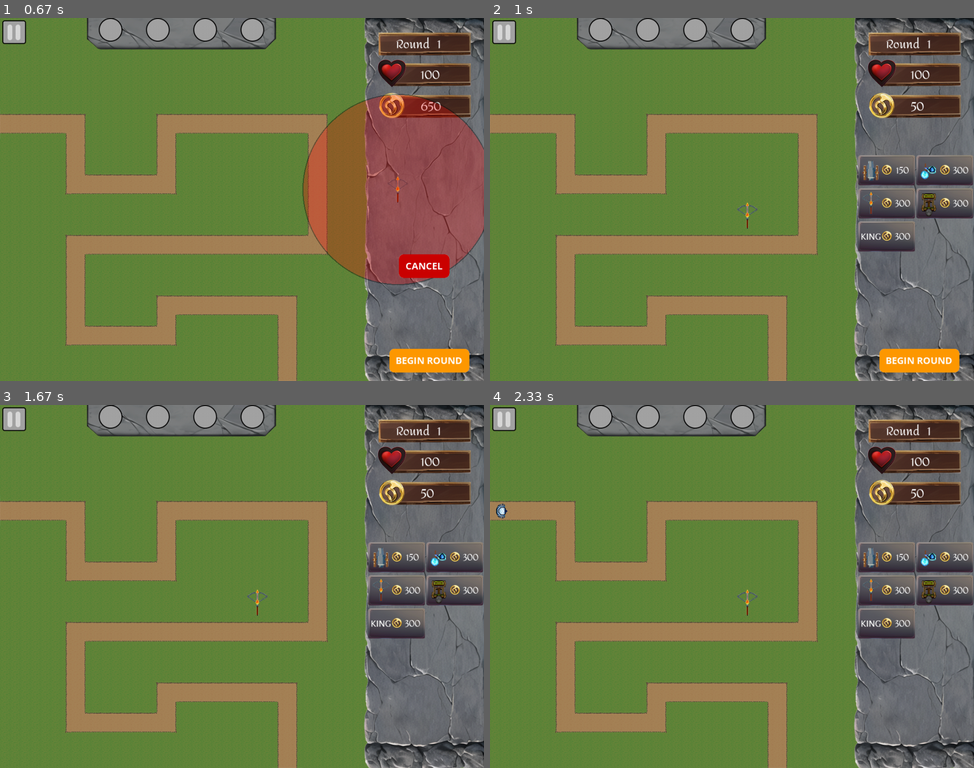
Above: before the commit, frames 1-4 (two rows, left to right).
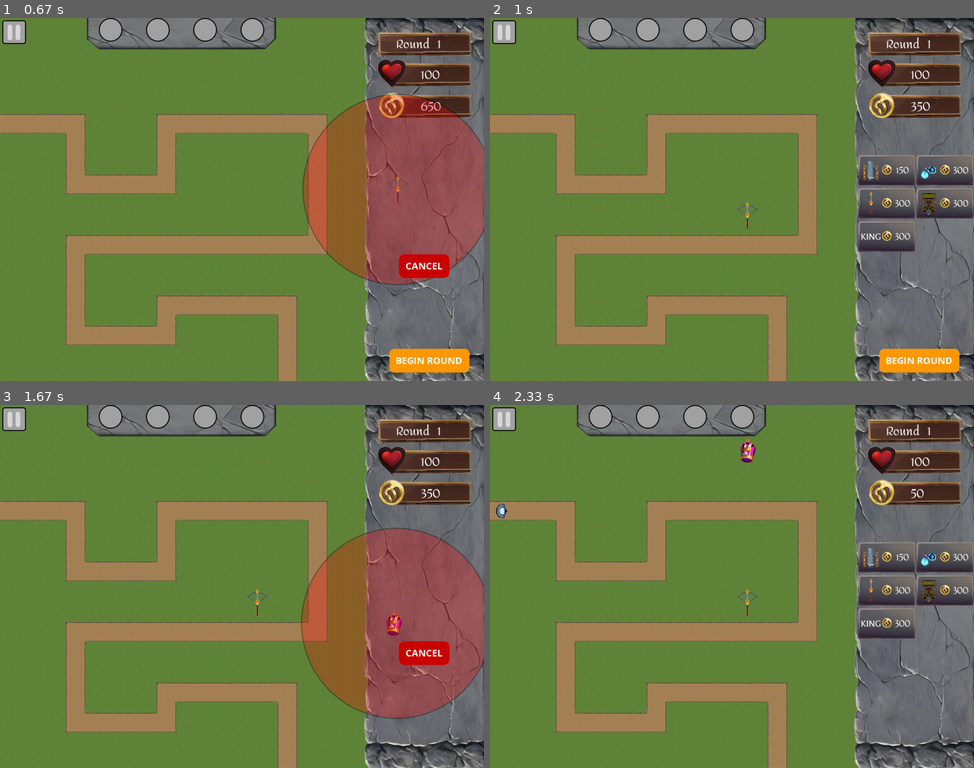
Above: after the commit, the same moments.

Repository: peter5454/PyGame
Game: pygame game, started from main.py
The game is run twice, just before and just after one commit, with the same random seed, the same clock (stepped at 60 frames per second) and the same inputs.
Inputs (mouse positions are in pixels of both pictures, inside the frame that each line leads up to):
- Up to frame 1 (0.67 s): click (396, 188) at 0.38 s
- Up to frame 2 (1 s): click (736, 224) at 0.72 s
- Up to frame 3 (1.67 s): click (430, 746) at 1.05 s; click "300" at 1.38 s
- Up to frame 4 (2.33 s): click (741, 463) at 1.72 s

Frame 1 is identical in both runs. In frame 2, less than 0.1% of the frame differs, in the area x 87-91%, y 23-26%; in frame 3, 16%, in the area x 62-100%, y 23-87%; in frame 4, 0.2%.

Commit message:
cost fixed

Diff:
--- a/Saves/save1/save1_turrets.csv
+++ b/Saves/save1/save1_turrets.csv
@@ -1 +1,3 @@
 x,y,upgrade_level,turret_type
+3,4,1,TURRET_CANNON
+6,4,1,TURRET_FIRE
--- a/Saves/save1/save1_world.csv
+++ b/Saves/save1/save1_world.csv
@@ -1,2 +1,2 @@
 money,health,level
-650,100,1,
+200,100,1,
--- a/main.py
+++ b/main.py
@@ -204,8 +204,6 @@
         turret_group.add(new_turret)
         #update support tower effects
         update_supports(turret_group)
-        #deduct cost of turret
-        world.money -= new_turret.cost
         selected_turret = None
         return True
   return False
